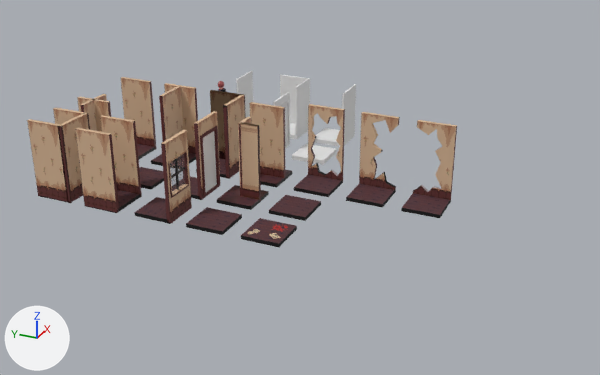
The Blender file Blender files/MotelTileset.blend, before and after one commit.
The view is the same before and after, from a camera (50 mm lens) standing at (-44.7, -24.9, 18.5) and looking at (-7.8, -8.3, 0.1). The lights are fixed; the arrows at lower left show +X, +Y and +Z.
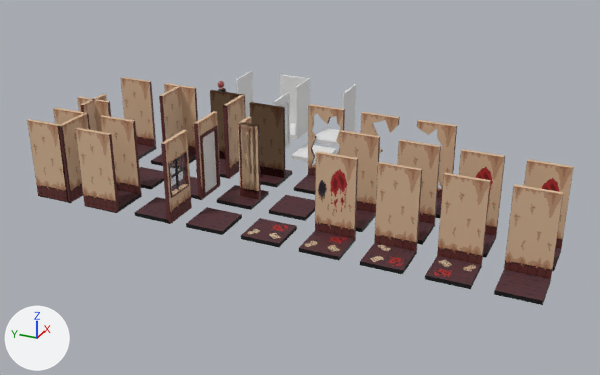
What differs and where, as boxes (x1, y1, x2, y2) in the pictures (600 x 375 px):
'Hole Wall 1', added
    after: (494, 184, 564, 305)
'Hole Wall 2', added
    after: (425, 173, 491, 289)
'Wall 3', added
    after: (360, 162, 422, 274)
'Blood Wall 3', added
    after: (299, 151, 358, 261)
'Hole Wall 3', added (beige)
    after: (339, 130, 380, 232)
'Inner Corner', added
    after: (217, 117, 269, 210)
'Wall 2', added (beige)
    after: (397, 139, 441, 245)
'Blood Wall 2', added (beige)
    after: (459, 149, 505, 257)
'Blood Wall 1', added (beige)
    after: (524, 159, 574, 271)
'Cube.026', deleted (beige)
    before: (238, 117, 261, 202)
'Cube.025', deleted
    before: (240, 122, 261, 203)
'Cube.021', unchanged, covered by the edit
    before: (346, 112, 400, 208)
    after: (361, 112, 400, 153)
'Wall 1', unchanged, uncovered by the edit
    after: (121, 77, 157, 159)
'Cube.023', unchanged, covered by the edit
    before: (121, 77, 157, 150)

The change, as a list of edits to the scene's bpy script:
```text
Remove ob_cube_025:
    ob_cube_025 = bpy.data.objects.new('Cube.025', me_cube_044)
Remove ob_cube_026:
    ob_cube_026 = bpy.data.objects.new('Cube.026', me_cube_045)
Add ob_inner_corner:
    ob_inner_corner = bpy.data.objects.new('Inner Corner', me_cube_045_1)  # 45 vertices, 32 faces; spans x 0.0..2.0, y -1.0..1.0, z -0.11..4.11; in mat_alt_wall (picture img_moteltileset_two_png)
    ob_inner_corner.location = (-10.0, -5.0, 0.0)
    ob_inner_corner.rotation_euler = (0.0, 0.0, -1.571)  # degrees (0, 0, -90)
Add ob_wall_3:
    ob_wall_3 = bpy.data.objects.new('Wall 3', me_cube_032)  # a box spanning x 0.9..1.1, y -1.0..1.0, z -0.11..4.11, material slot 0; a box spanning x -1.0..1.0, y -1.0..1.0, z -0.1..0.1, material slot 1; in mat_alt_wall_005 (picture img_moteltileset_two_png_006), mat_floor_015 (picture img_moteltileset_three_png_003)
    ob_wall_3.location = (-13.0, -15.0, 0.0)
Add ob_wall_2:
    ob_wall_2 = bpy.data.objects.new('Wall 2', me_cube_010)  # a box spanning x -1.0..1.0, y -1.0..1.0, z -0.1..0.1, material slot 0; a box spanning x -1.0..1.0, y -1.1..-0.9, z -0.11..4.11, material slot 1; in mat_floor_013 (picture img_moteltileset_four_png_003), mat_alt_wall_003 (picture img_moteltileset_two_png_004)
    ob_wall_2.location = (-10.0, -15.0, 0.0)
    ob_wall_2.rotation_euler = (0.0, 0.0, 1.571)  # degrees (0, 0, 90)
Add ob_hole_wall_3:
    ob_hole_wall_3 = bpy.data.objects.new('Hole Wall 3', me_cube_005)  # a box spanning x -1.0..1.0, y -1.0..1.0, z -0.1..0.1; a box spanning x 0.9..1.1, y -1.0..1.0, z -0.11..4.11; in mat_alt_wall_001 (picture img_moteltileset_four_png)
    ob_hole_wall_3.location = (-10.0, -12.0, 0.0)
Add ob_blood_wall_3:
    ob_blood_wall_3 = bpy.data.objects.new('Blood Wall 3', me_cube_006)  # a box spanning x -1.0..1.0, y -1.0..1.0, z -0.1..0.1; a box spanning x 0.9..1.1, y -1.0..1.0, z -0.11..4.11; in mat_alt_wall_002 (picture img_moteltileset_three_png)
    ob_blood_wall_3.location = (-13.0, -12.0, 0.0)
Add ob_blood_wall_2:
    ob_blood_wall_2 = bpy.data.objects.new('Blood Wall 2', me_cube_026)  # a box spanning x 0.9..1.1, y -1.0..1.0, z -0.11..4.11, material slot 0; a box spanning x -1.0..1.0, y -1.0..1.0, z -0.1..0.1, material slot 1; in mat_alt_wall_004 (picture img_moteltileset_three_png_002), mat_floor_014 (picture img_moteltileset_four_png_004)
    ob_blood_wall_2.location = (-10.0, -18.0, 0.0)
Add ob_hole_wall_2:
    ob_hole_wall_2 = bpy.data.objects.new('Hole Wall 2', me_cube_035)  # a box spanning x 0.9..1.1, y -1.0..1.0, z -0.11..4.11, material slot 0; a box spanning x -1.0..1.0, y -1.0..1.0, z -0.1..0.1, material slot 1; in mat_alt_wall_006 (picture img_moteltileset_four_png_005), mat_floor_016 (picture img_moteltileset_three_png_004)
    ob_hole_wall_2.location = (-13.0, -18.0, 0.0)
Add ob_blood_wall_1:
    ob_blood_wall_1 = bpy.data.objects.new('Blood Wall 1', me_cube_053)  # a box spanning x 0.9..1.1, y -1.0..1.0, z -0.11..4.11, material slot 0; a box spanning x -1.0..1.0, y -1.0..1.0, z -0.1..0.1, material slot 1; in mat_alt_wall_009 (picture img_moteltileset_three_png_005), mat_floor_018 (picture img_moteltileset_two_png_008)
    ob_blood_wall_1.location = (-10.0, -21.0, 0.0)
Add ob_hole_wall_1:
    ob_hole_wall_1 = bpy.data.objects.new('Hole Wall 1', me_cube_038)  # a box spanning x -1.0..1.0, y -1.0..1.0, z -0.1..0.1, material slot 0; a box spanning x 0.9..1.1, y -1.0..1.0, z -0.11..4.11, material slot 1; in mat_floor_017 (picture img_moteltileset_two_png_007), mat_alt_wall_010 (picture img_moteltileset_four_png_006)
    ob_hole_wall_1.location = (-13.0, -21.0, 0.0)
```
